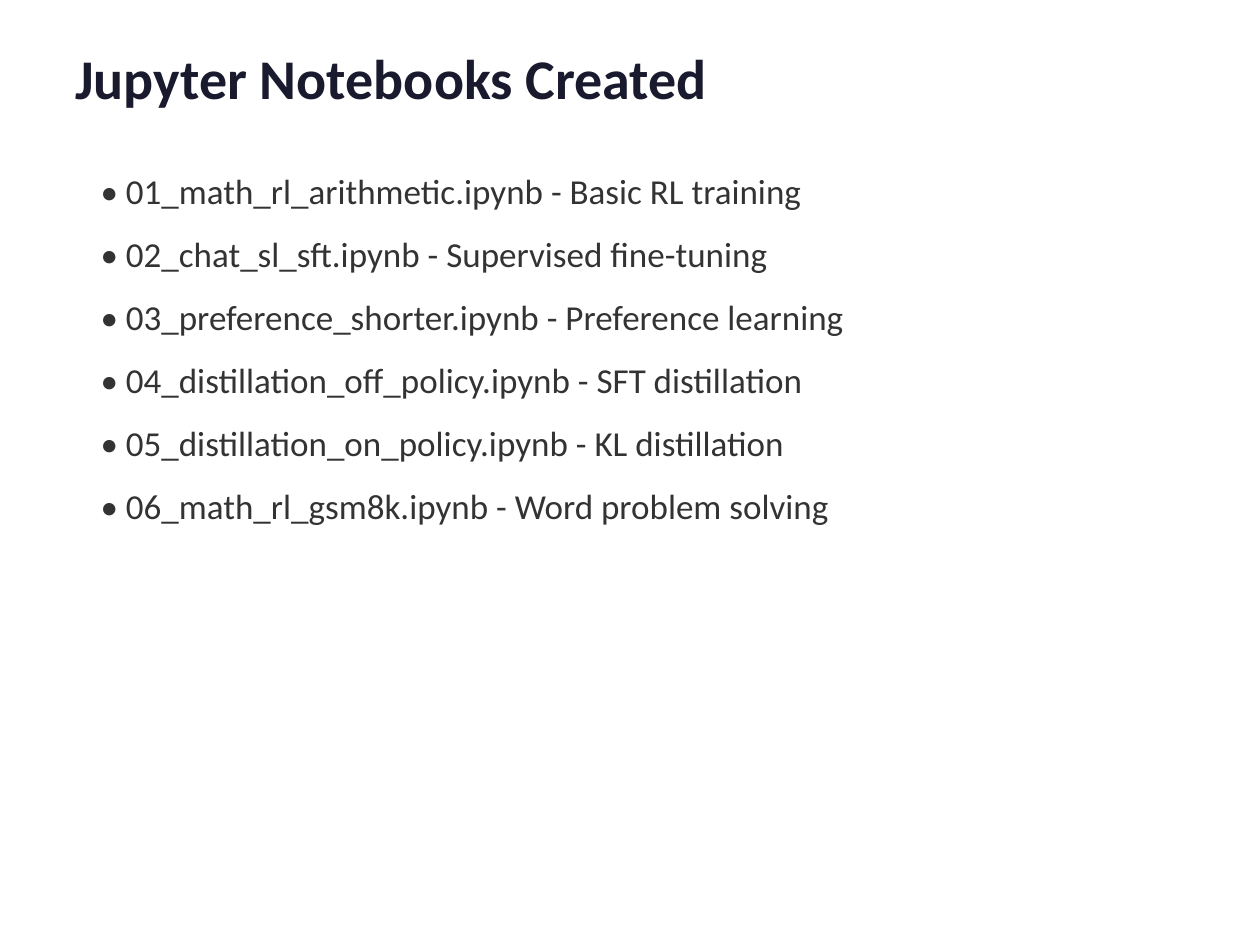
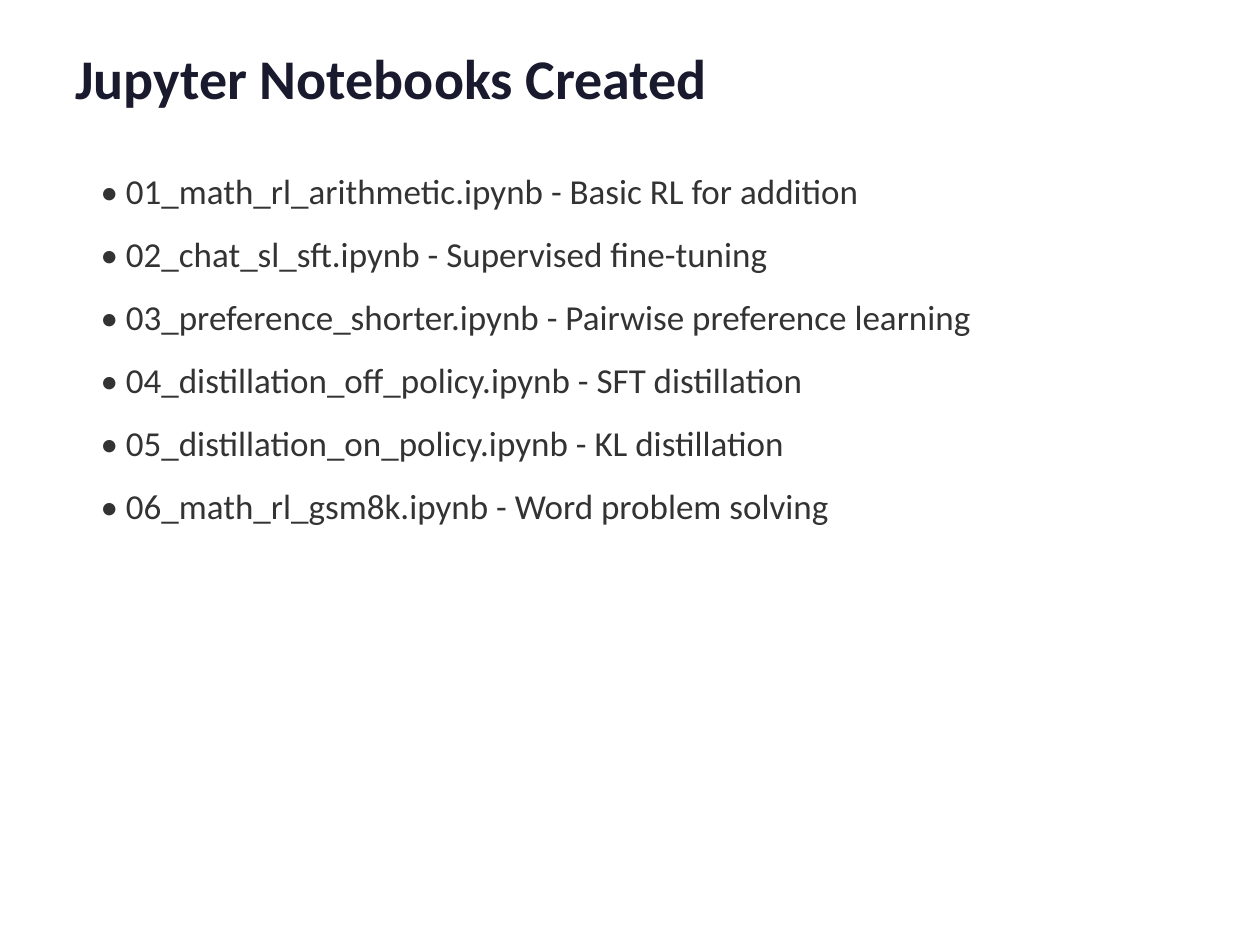
Before and after one commit to arvindcr4/tinker-experiments, a slide deck: slide 11 of Tinker_RL_Demo.pptx (slide 10 before the commit). Drawn at 1260x945 pixels with LibreOffice and Linux fonts; fonts in the diff are those of the drawing. Boxes give left, top, right and bottom in pixels: in the first picture for what was removed or moved away, otherwise in the second. Text is boxed around its words. In the diff, an @@ line names an element or a change of style, - is before the commit and + after.

Commit message:
feat: Add TikZ-style diagrams explaining Tinker architecture
- Added 5 explanatory diagrams to presentation:
  - Cloud architecture diagram (API → Tinker Cloud → GPU Training)
  - LoRA diagram showing low-rank adaptation concept
  - RL training loop (Sample → Evaluate → Update cycle)
  - Knowledge distillation (Teacher → Student flow)
  - Pairwise preference learning mechanism
- Added Math RL results chart showing learning curve
- Presentation now has 14 slides total

```diff
--- a/Tinker_RL_Demo.pptx
+++ b/Tinker_RL_Demo.pptx
@@ text at (x1=126, y1=179, x2=858, y2=210): text changed @@
-• 01_math_rl_arithmetic.ipynb - Basic RL training
+• 01_math_rl_arithmetic.ipynb - Basic RL for addition
@@ text at (x1=126, y1=305, x2=971, y2=336): text changed @@
-• 03_preference_shorter.ipynb - Preference learning
+• 03_preference_shorter.ipynb - Pairwise preference learning
```
Also in this commit, not shown: 7 other slides changed, 6 slides added, 5 slides removed, 1 other file.
